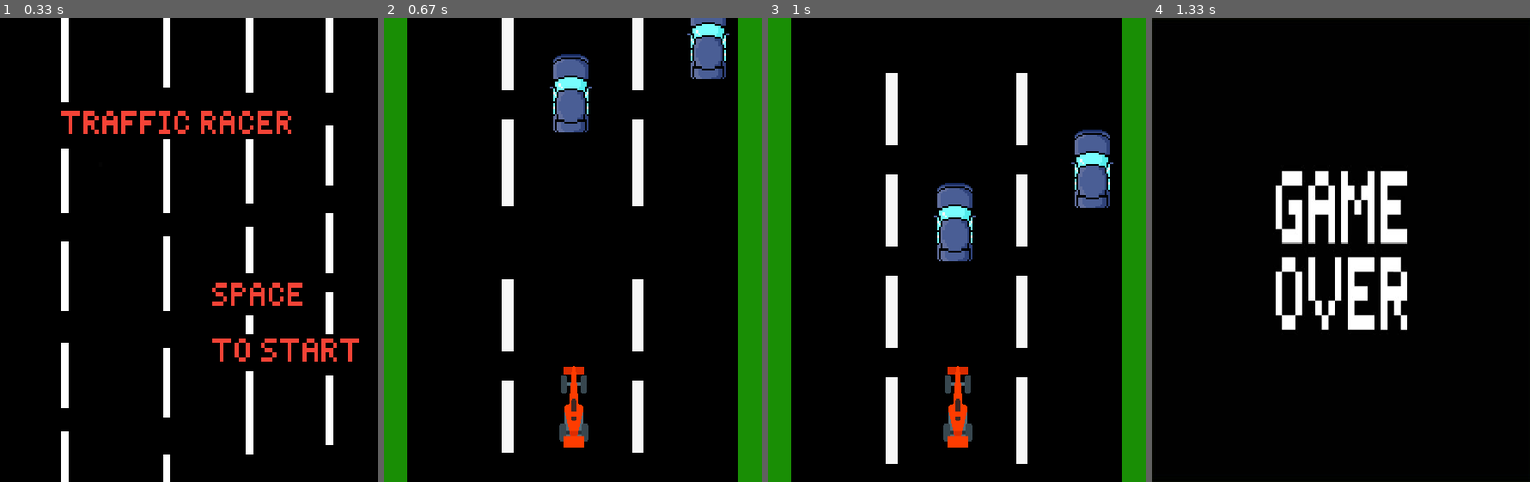
Above: before the commit, frames 1-4 (left to right).
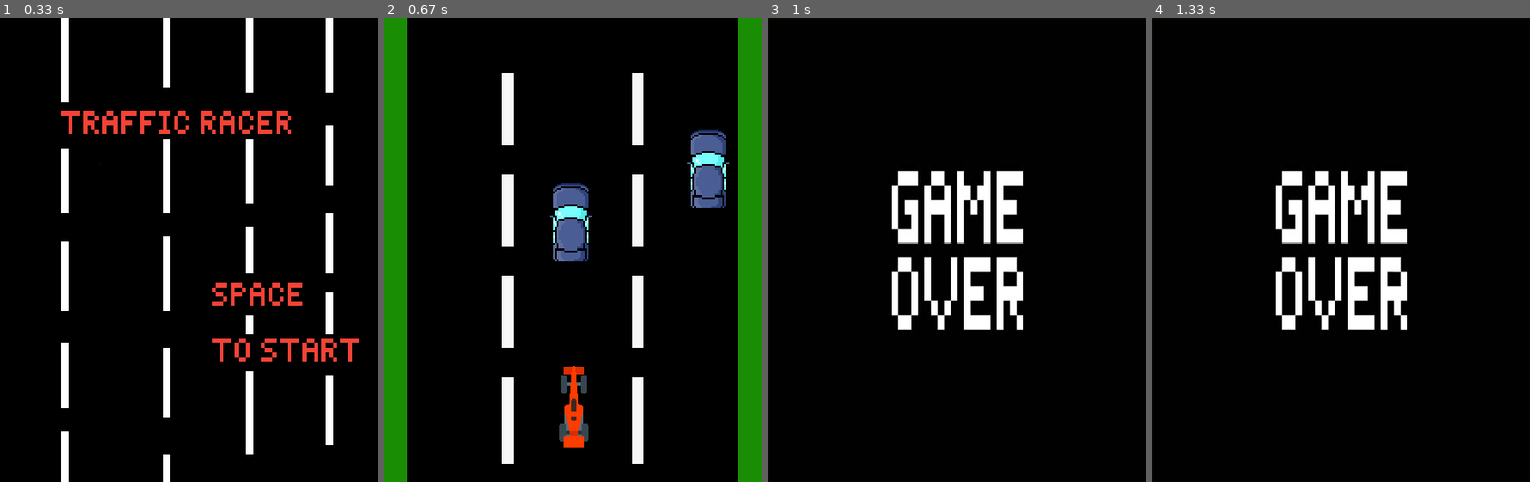
Above: after the commit, the same moments.

Repository: joaobueno16/Projeto_final_dessoft
Game: pygame game, started from Codigo_pygame.py
Two runs of this game, one before a commit and one after it. Both use one fixed random seed, a clock stepped at 60 frames per second and the inputs below.
Inputs:
- Up to frame 1 (0.33 s): no input
- Up to frame 2 (0.67 s): tap Space at 0.33 s
- Up to frame 3 (1 s): no input
- Up to frame 4 (1.33 s): no input

Frame 1 is identical in both runs. In frame 2, 7.3% of the frame differs, in the area x 31-92%, y 0-97%; in frame 3, 24%, in the area x 0-100%, y 0-100%; in frame 4, nothing differs.

Commit message:
Update Codigo_pygame.py

Diff:
--- a/Codigo_pygame.py
+++ b/Codigo_pygame.py
@@ -17,7 +17,7 @@
 # Dados gerais do jogo.
 WIDTH = 440  # Largura da tela
 HEIGHT = 540  # Altura da tela
-FPS = 30  # Frames por segundo
+FPS = 0  # Frames por segundo
 
 WHITE = (255, 255, 255)
 BLACK = (0, 0, 0)
